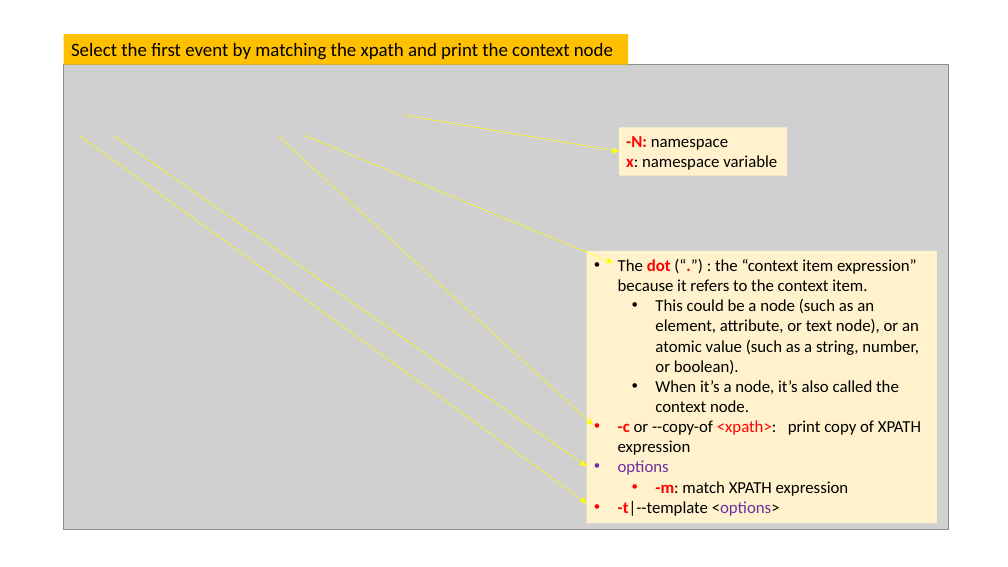
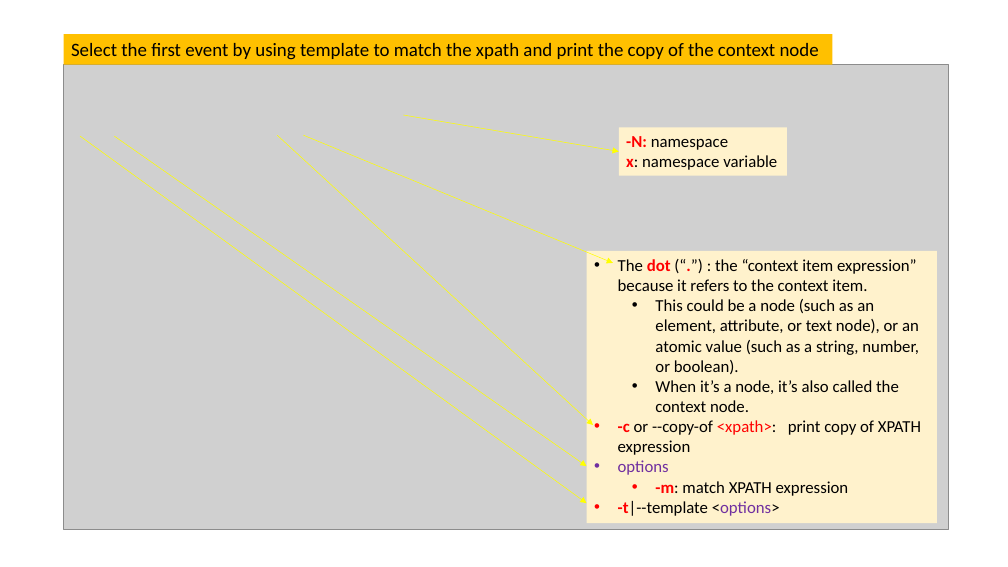
Before and after one commit to frankwxu/digital-forensics-lab, a slide deck: slide 28 of NIST_Data_Leakage_Case/NIST_Data_Leakage_02._WinEvt_XML.pptx (slide 27 before the commit). Drawn at 1008x567 pixels with LibreOffice and Linux fonts; fonts in the diff are those of the drawing; grey boxes stand for pictures; background and template pictures are left out. Boxes give left, top, right and bottom in pixels: in the first picture for what was removed or moved away, otherwise in the second. Text is boxed around its words. In the diff, an @@ line names an element or a change of style, - is before the commit and + after.

```diff
--- a/NIST_Data_Leakage_Case/NIST_Data_Leakage_02._WinEvt_XML.pptx
+++ b/NIST_Data_Leakage_Case/NIST_Data_Leakage_02._WinEvt_XML.pptx
@@ rectangle "Select the first event by ...": place and size @@
-rectangle "Select the first event by ..." at <box>64,34,628,64</box>
+rectangle "Select the first event by ..." at <box>64,34,833,64</box>
@@ text in rectangle at <box>71,43,819,60</box>: text changed @@
-Select the first event by matching the xpath and print the context node
+Select the first event by using template to match the xpath and print the copy of the context node
```
Also in this commit, not shown: 3 other slides changed, 2 slides added, 1 slide removed, 1 other file.
